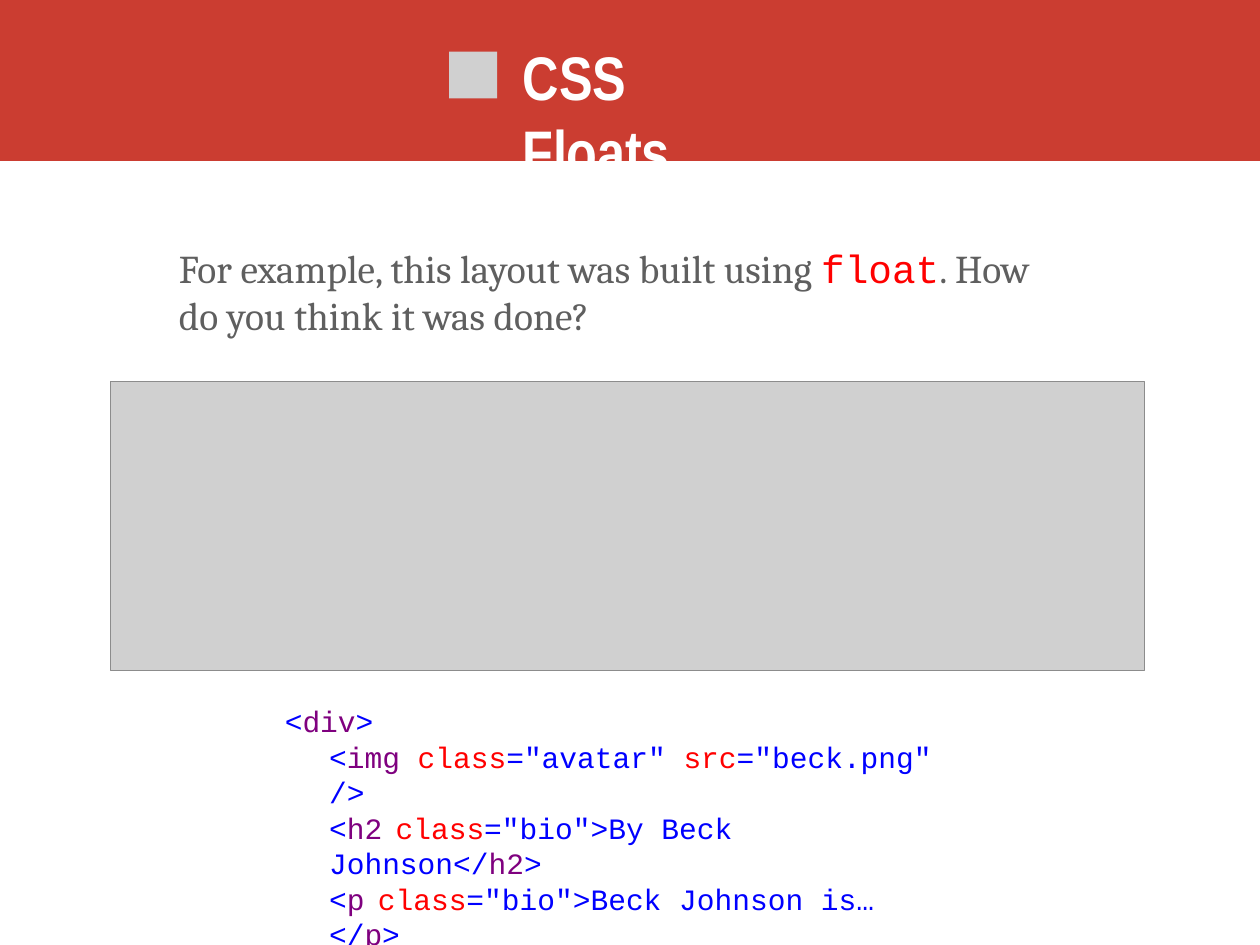
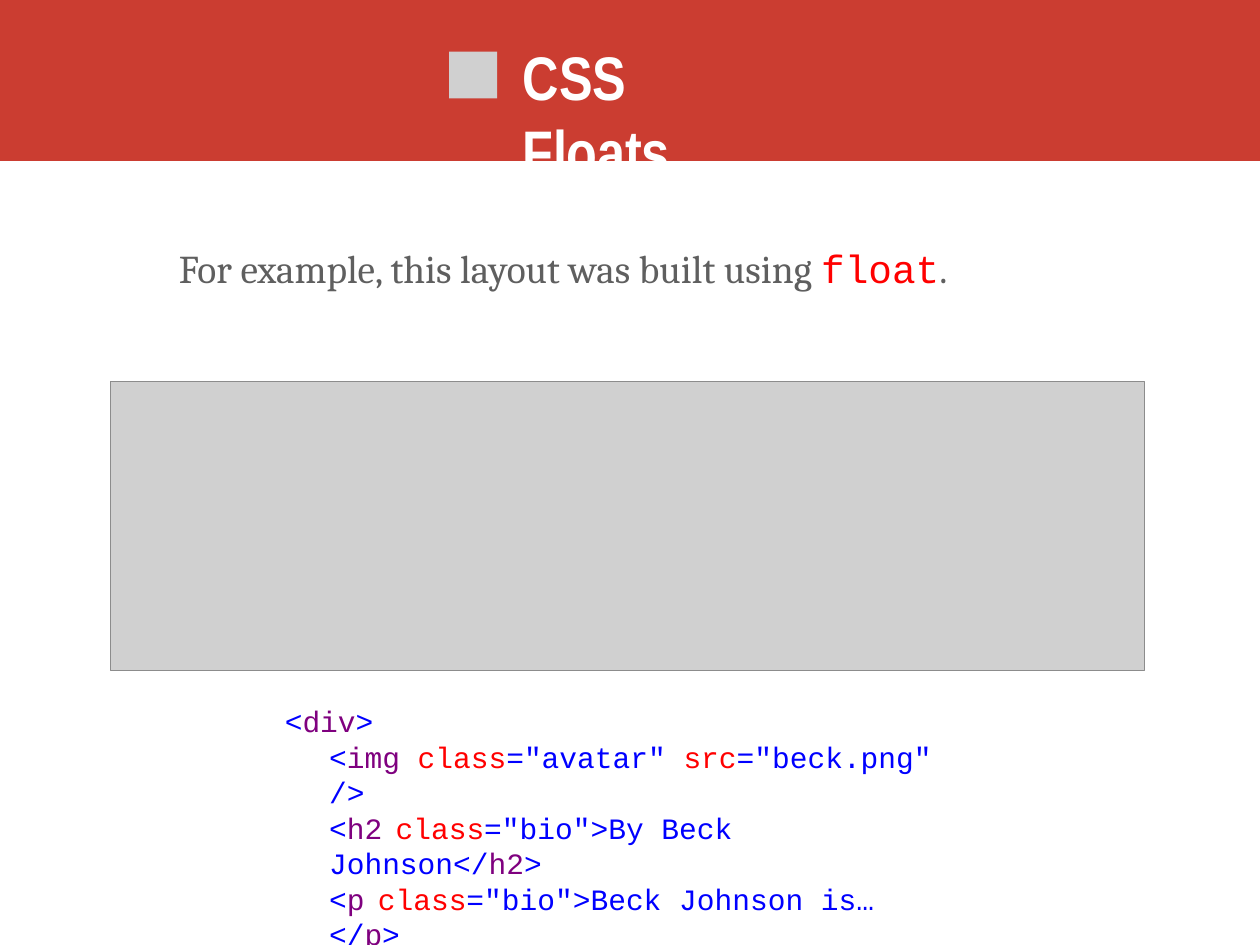
Before and after one commit to kweeket/kweeket.github.io, a slide deck: slide 26 of slides/week-4.pptx (slide 24 before the commit). Drawn at 1260x945 pixels with LibreOffice and Linux fonts; fonts in the diff are those of the drawing; grey boxes stand for pictures. Boxes give left, top, right and bottom in pixels: in the first picture for what was removed or moved away, otherwise in the second. Text is boxed around its words. In the diff, an @@ line names an element or a change of style, - is before the commit and + after.

```diff
--- a/slides/week-4.pptx
+++ b/slides/week-4.pptx
@@ text at [179, 255, 947, 292]: text changed @@
-For example, this layout was built using float. How do you think it was done?
+For example, this layout was built using float.
```
Also in this commit, not shown: 5 other slides changed, 5 slides added, 2 slides removed, 4 other files.
